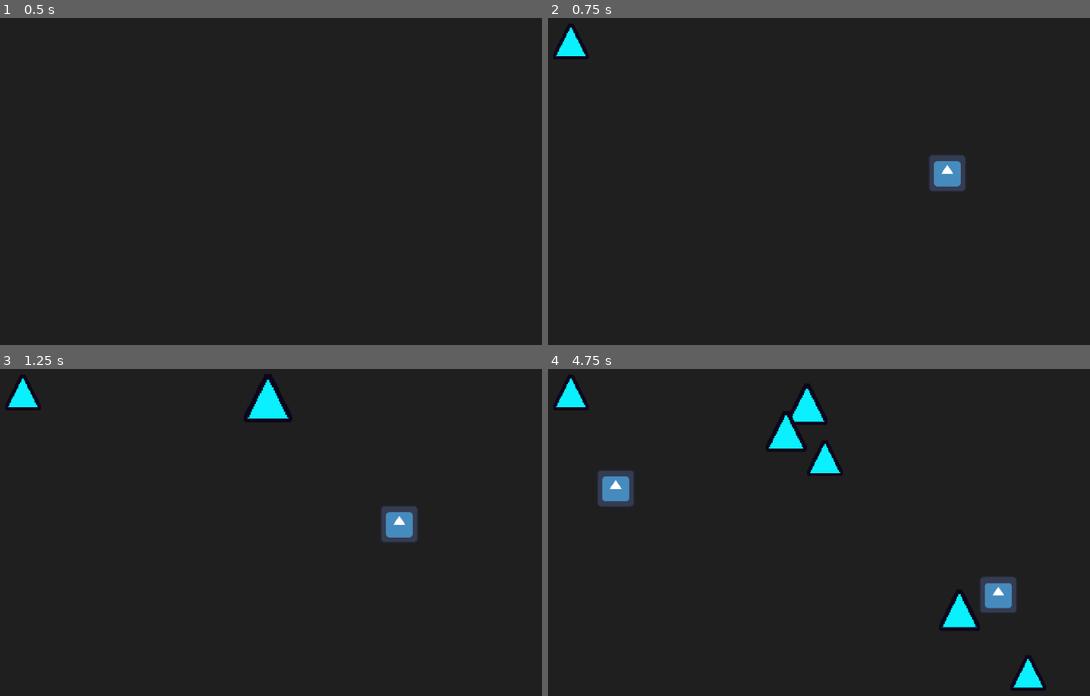
Above: before the commit, frames 1-4 (two rows, left to right).
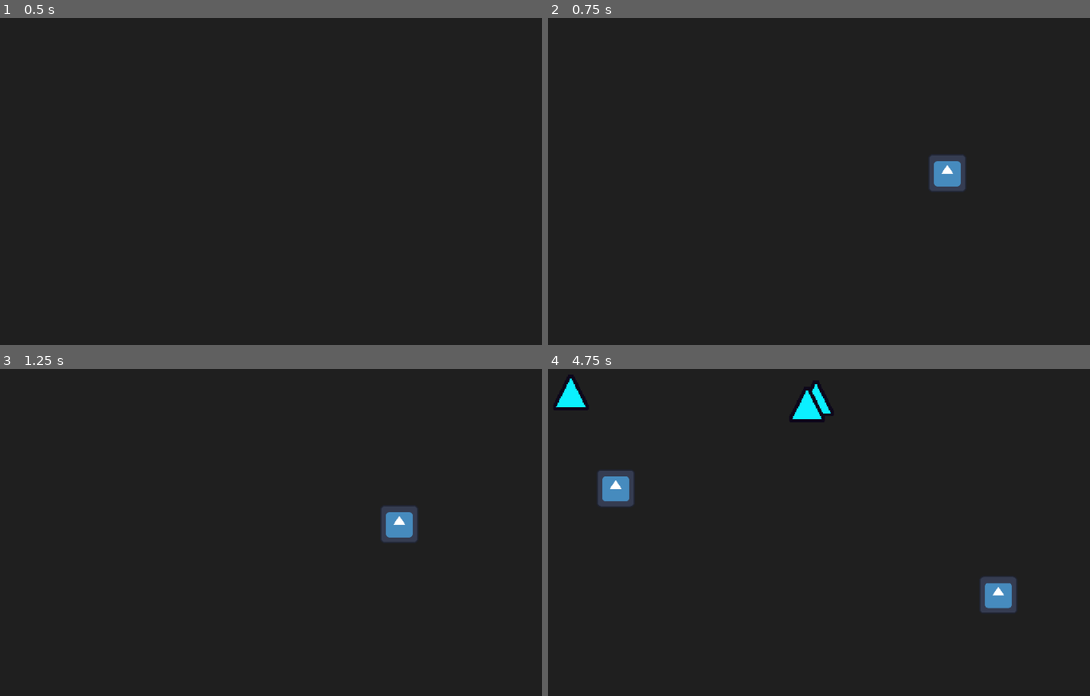
Above: after the commit, the same moments.

Repository: SpicyTime/BlastForge
Game: Godot game, scene res://main/main.tscn
Same seed, same stepped clock (60 frames per second), same inputs: the game is played once before the commit and once after it. The engine's default icon, where the game draws it, is replaced by a stand-in: a white triangle on a blue panel in a dark square.
Inputs (mouse positions are in pixels of both pictures, inside the frame that each line leads up to):
- Up to frame 1 (0.5 s): no input
- Up to frame 2 (0.75 s): tap Enter at 0.5 s; move the mouse to (949, 171) at 0.52 s; click (949, 171) at 0.6 s
- Up to frame 3 (1.25 s): no input
- Up to frame 4 (4.75 s): move the mouse to (678, 558) at 1.27 s; click (678, 558) at 1.35 s; move the mouse to (873, 463) at 2.02 s; click (873, 463) at 2.1 s; move the mouse to (775, 614) at 2.77 s; click (775, 614) at 2.85 s; move the mouse to (997, 594) at 3.52 s; click (997, 594) at 3.6 s; move the mouse to (613, 486) at 4.27 s; click (613, 486) at 4.35 s

Frame 1 is identical in both runs. In frame 2, 0.4% of the frame differs, in the area x 1-8%, y 1-13%; in frame 3, 1.2%; in frame 4, 2.4%, in the area x 40-92%, y 3-99%.

Commit message:
Removed random shape size choosing

Diff:
--- a/breakables/shape_resources/triangle_shape.tres
+++ b/breakables/shape_resources/triangle_shape.tres
@@ -7,7 +7,6 @@
 [resource]
 script = ExtResource("1_82isx")
 shape_texture = ExtResource("3_k0qfp")
-shape_size = 1
 health_amount = 1
 shape_collider = ExtResource("2_w8wc2")
 metadata/_custom_type_script = "uid://db71gp8sseu3x"
--- a/game/breakable_spawner.gd
+++ b/game/breakable_spawner.gd
@@ -3,7 +3,7 @@
 var spawn_time_passed: float = 0.0
 var despawn_time_passed: float = 0.0
 var spawn_limit: int = 20
-var spawn_time_limit: float = 0.5
+var spawn_time_limit: float = 1.3
 var despawn_time_limit: float = spawn_time_limit * 2.1
 var despawn_threshold: int = int(spawn_limit / 1.5)
 
@@ -31,13 +31,6 @@
 	# Initializes the shape component
 	var packed_shape_component: PackedScene = load(Constants.SHAPE_COMPONENT_PATH)
 	var shape_component_instance: ShapeComponent = packed_shape_component.instantiate()
-	var rand: float = randf()
-	if rand < 0.33:
-		shape_data.shape_size = Enums.ShapeSize.MEDIUM
-	elif rand >= 0.33 and rand < 0.66:
-		shape_data.shape_size = Enums.ShapeSize.LARGE
-	else:
-		shape_data.shape_size = Enums.ShapeSize.SMALL
 	shape_component_instance.set_data(shape_data)
 
 	# Adds the component to the breakable object
